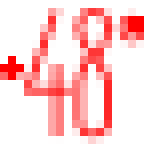
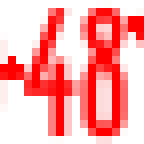
Comparing the layer stacks of the two 144 x 144 images. Changes:
painted on "+48°" over [0, 0, 144, 144]
